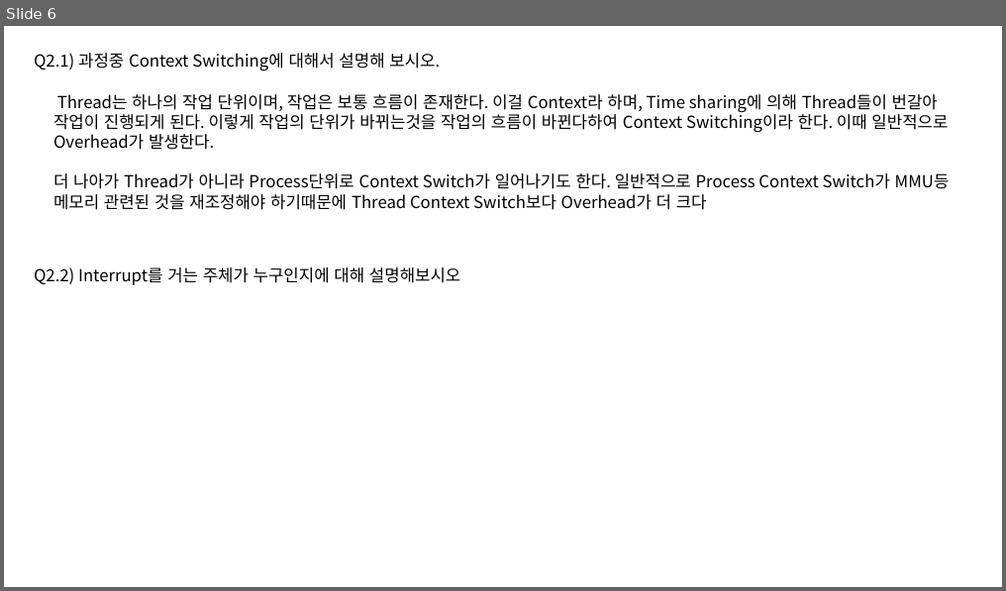
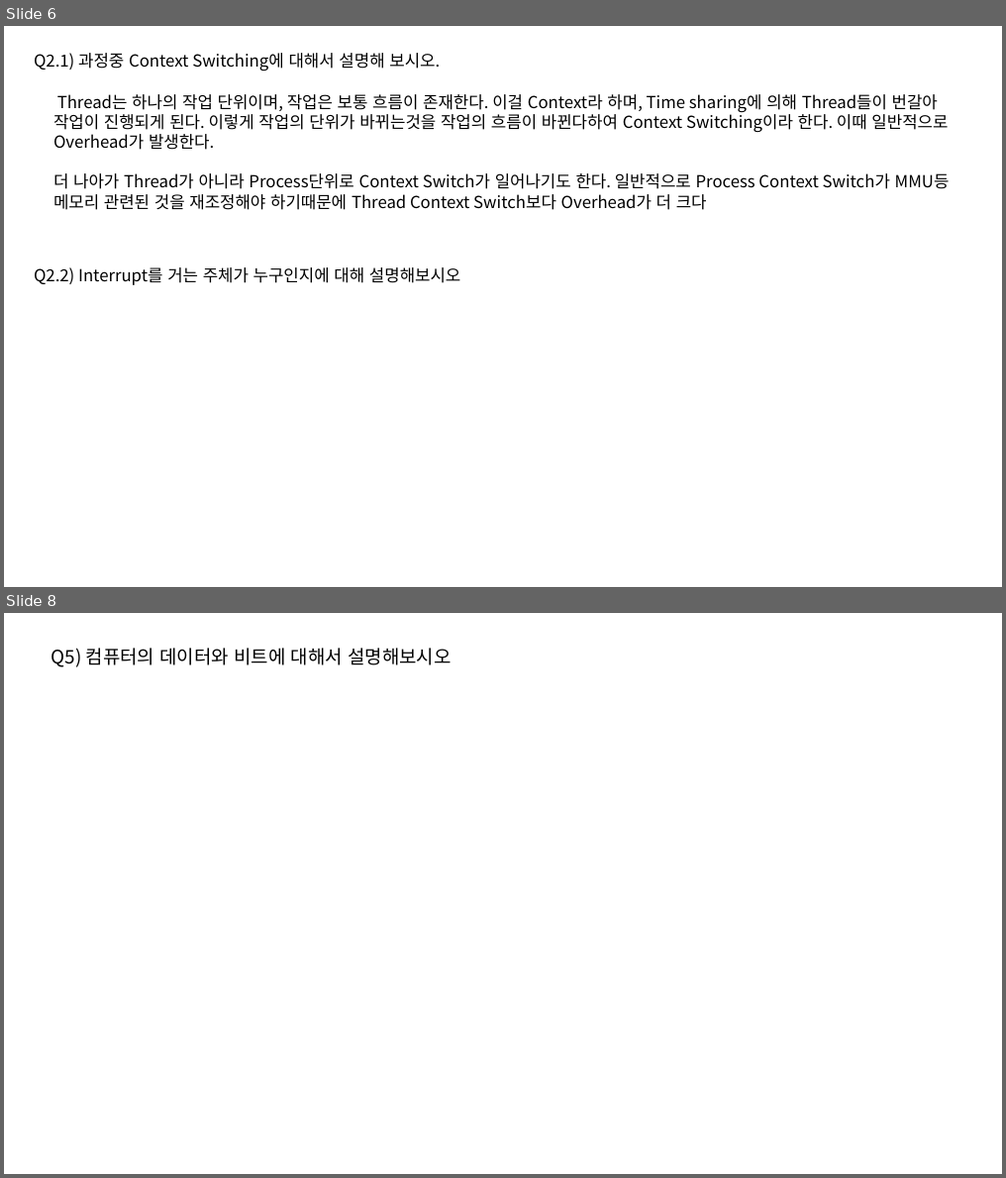
Before and after one commit to taehyuklee/C-CppStudy, a slide deck: CSwithC/CS-explanation.pptx. Shown one above the other, each under a label of ours: slide 6 before the commit, slides 6 and 8 after it; the slides between them are not shown. The pictures are 1006x591 and 1006x1178 pixels, drawn with LibreOffice and Linux fonts; fonts in the diff are those of the drawing. Boxes give left, top, right and bottom in pixels: in the first picture for what was removed or moved away, otherwise in the second. Text is boxed around its words. In the diff, an @@ line names an element or a change of style, - is before the commit and + after.

```diff
--- a/CSwithC/CS-explanation.pptx
+++ b/CSwithC/CS-explanation.pptx
@@ slide 8 added at bbox=[4, 613, 1002, 1174], background #FFFFFF @@
@@ text added at bbox=[52, 648, 450, 667], 18 pt, text #000000 @@
+Q5) 컴퓨터의 데이터와 비트에 대해서 설명해보시오
```
Also in this commit, not shown: 1 slide changed, 1 other slide added.
